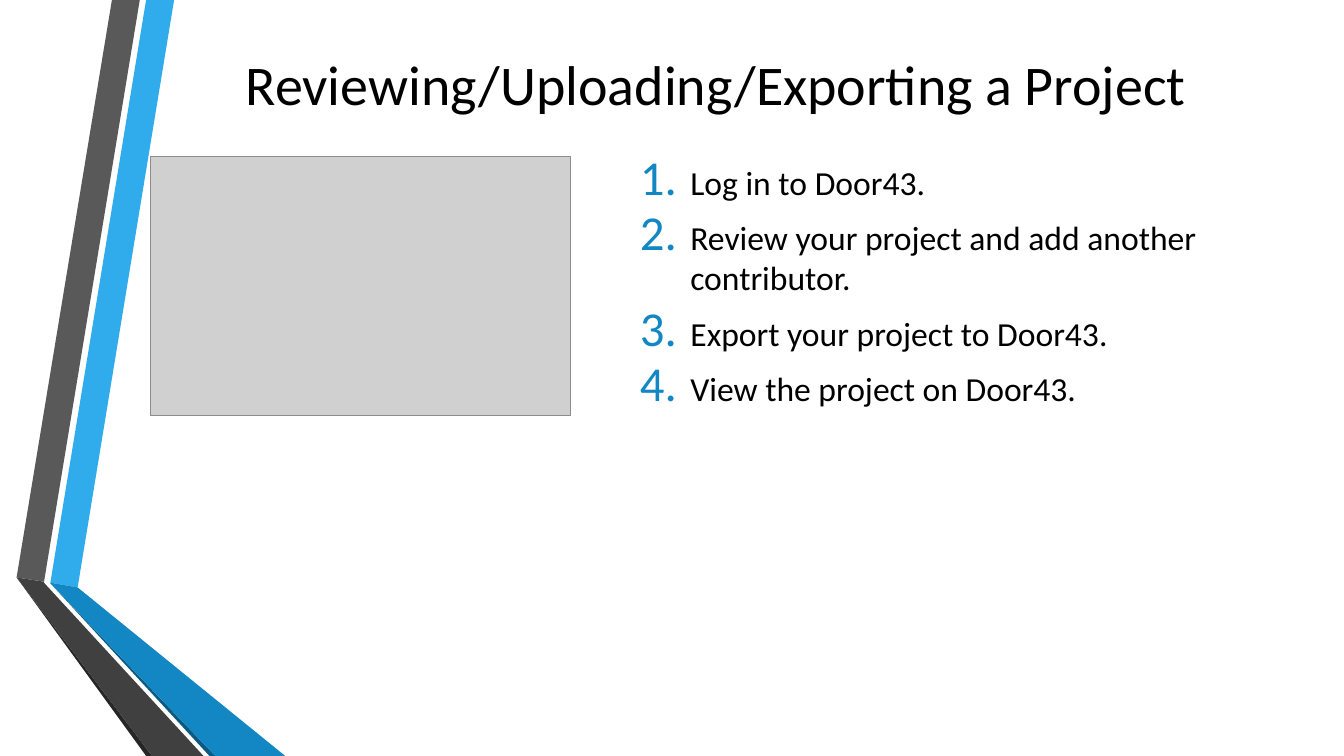
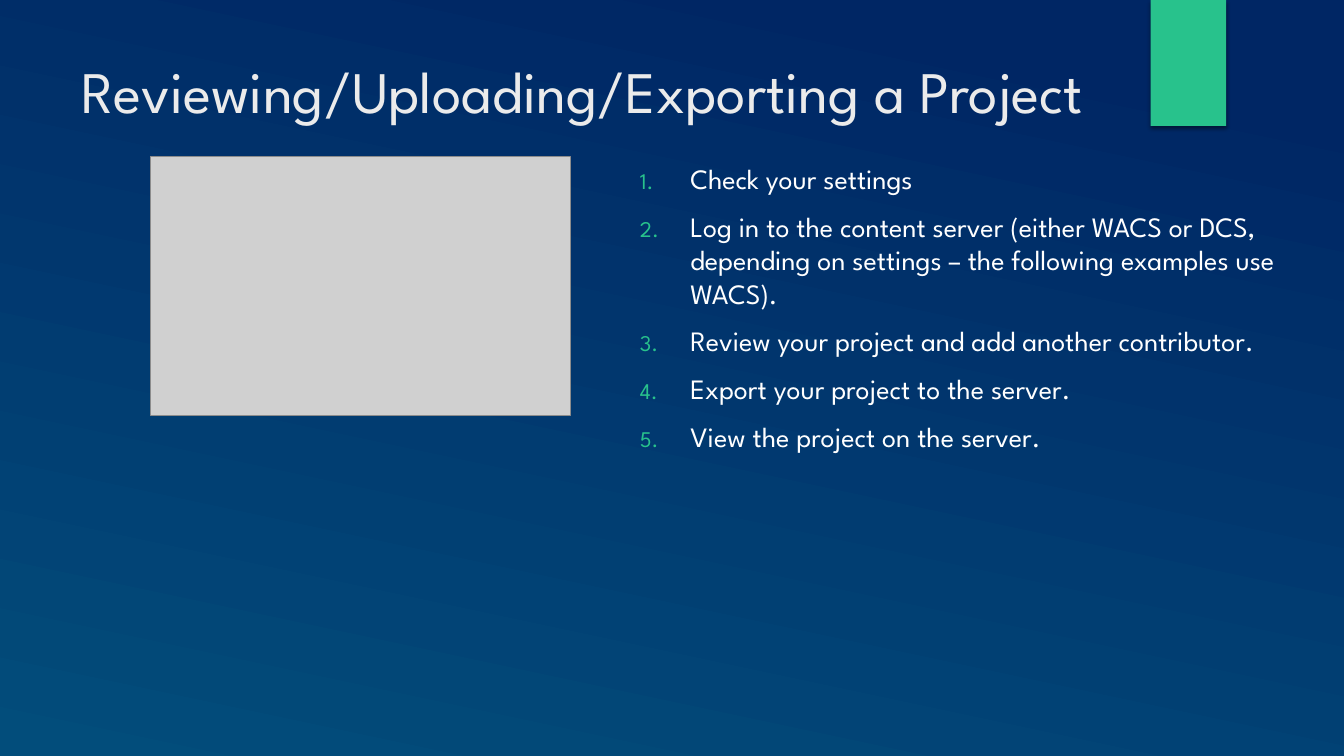
Before and after one commit to mondele/btt-writer-docs, a slide deck: slide 5 of docs/DUpload.pptx. Drawn at 1344x756 pixels with LibreOffice and Linux fonts; fonts in the diff are those of the drawing; grey boxes stand for pictures; background and template pictures are left out. Boxes give left, top, right and bottom in pixels: in the first picture for what was removed or moved away, otherwise in the second. Text is boxed around its words. In the diff, an @@ line names an element or a change of style, - is before the commit and + after.

```diff
--- a/docs/DUpload.pptx
+++ b/docs/DUpload.pptx
@@ background picture (left out) to gradient #002664 to #024E7B @@
@@ rectangle added at (1150,0,1226,126), fill #28C28C @@
@@ title "Reviewing/Uploading/Exporting a Project": place and size @@
-title "Reviewing/Uploading/Exporting a Project" at (246,66,1186,115)
+title "Reviewing/Uploading/Exporting a Project" at (81,72,1083,126)
@@ title "Reviewing/Uploading/Exporting a Project" at (81,72,1083,126): size 40 to 42 pt, font Calibri to League Spartan, text colour #000000 to #EBEBEB; alignment centre to left; vertical alignment middle to top @@
@@ text at (690,169,1275,310): text changed; size 24 to 20 pt; font Calibri to League Spartan; text colour #000000 to #FFFFFF @@
-1. Log in to Door43.
+1. Check your settings
+2. Log in to the content server (either WACS or DCS, depending on settings – the following examples use WACS).
@@ text at (690,331,1254,357): size 24 to 20 pt, font Calibri to League Spartan, text colour #000000 to #FFFFFF in "Review your project and add another contributor."; bullet colour #1287C3 to #28C28C @@
@@ text at (690,379,1070,453): text changed; size 24 to 20 pt; font Calibri to League Spartan; text colour #000000 to #FFFFFF @@
-3. Export your project to Door43.
-4. View the project on Door43.
+4. Export your project to the server.
+5. View the project on the server.
@@ group removed at (16,0,285,756): 6 freeform shapes @@
```
Also in this commit, not shown: 23 other slides changed, 1 slide added, 13 other files.
